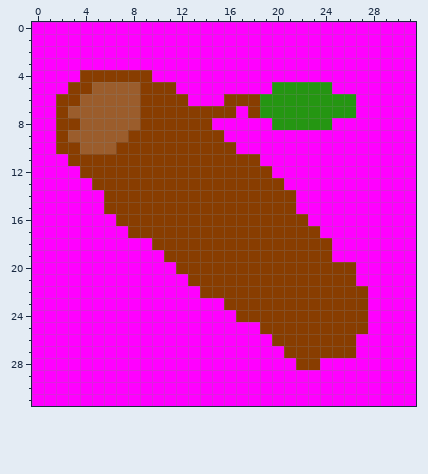
Edited in one commit: pixel-art sprite (data/stick.png). Above, as it was before the edit.
The file is 32x32 pixels.
The result:
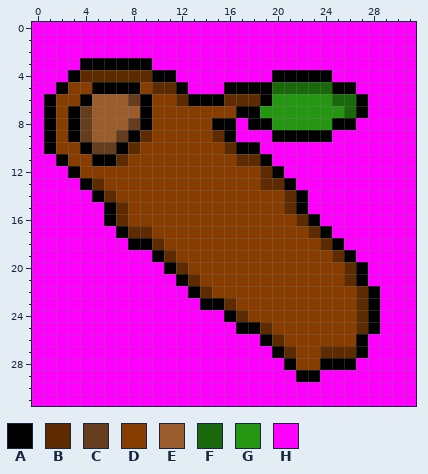
Palette (. is transparent): A #000000  B #5e2b01  C #663d1c  D #883d00  E #9b5d2c  F #19680b  G #259612  H #ff00ff
Difference:
Changed rows in their new state; - is an unchanged pixel.
first column x 1:
 3 ---AAAAAA-------------------
 4 --ABBBBBBAA--------AAAAA----
 5 -A--AAAA-BBA---AAAAFFFFFAA--
 6 A--A---CA--BAAABBBA-----FFA-
 7 A-AC----A-------AA-------FA-
 8 A-AC---CA-----AA-AA-----AA--
 9 A-AC--CAB-----BA---AAAAA----
10 A--ACCAB-------BAA----------
11 -A--AAB---------BBA---------
12 --A---------------BA--------
13 ---AB-------------BBA-------
14 ----AB--------------BA------
15 -----AB-------------BA------
16 -----AB--------------BA-----
17 ------ABB-------------BA----
18 -------AAB-------------BA---
19 ---------AB-------------BA--
20 ----------AB-------------BA-
21 -----------AB------------BA-
22 ------------AB------------BA
23 -------------AAB----------BA
24 ---------------AB---------BA
25 ----------------AAB-------BA
26 ------------------AB------A-
27 -------------------AB--BBBA-
28 --------------------A--AAA--
29 ---------------------AA-----
